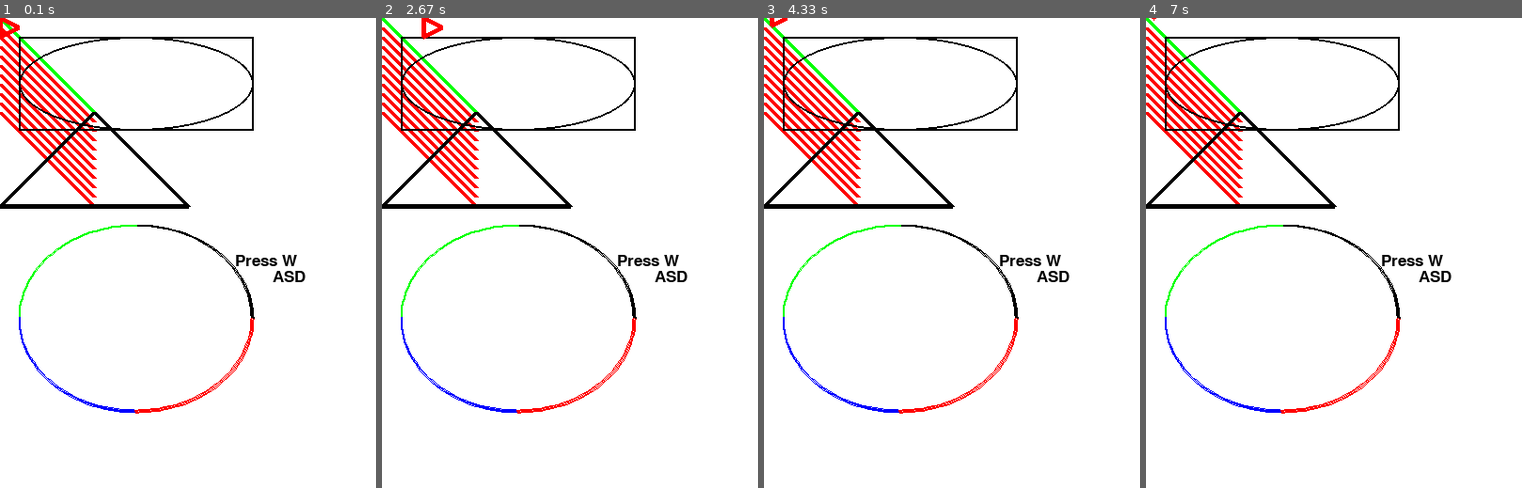
Above: before the commit, frames 1-4 (left to right).
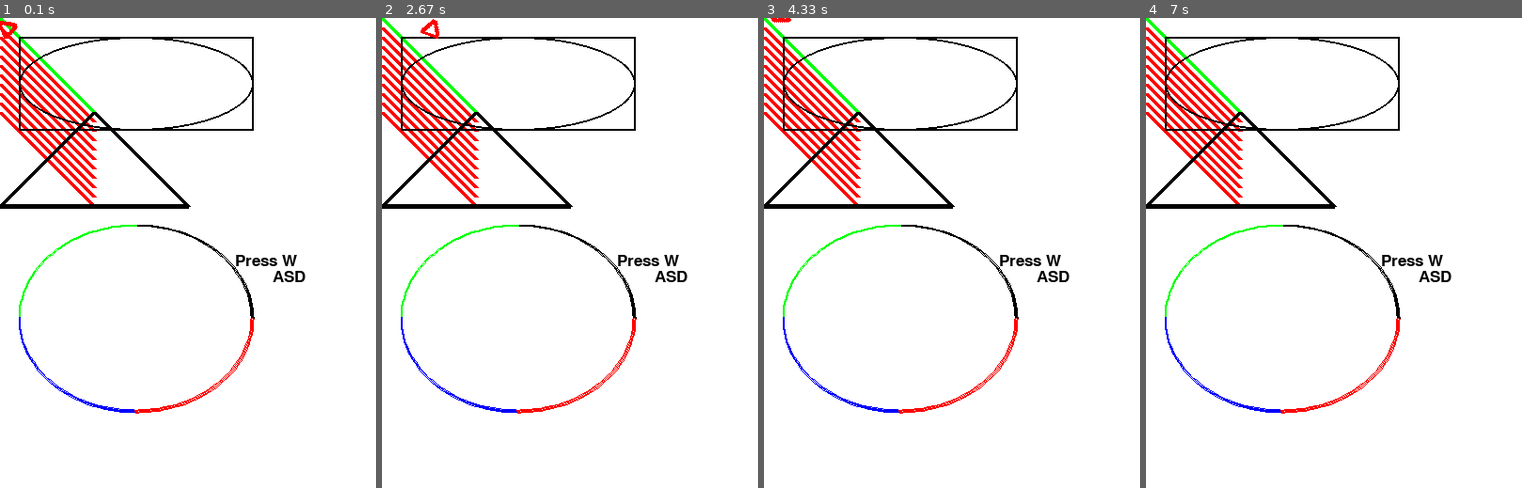
Above: after the commit, the same moments.

Repository: dannenberg/LIFDOFF
Game: pygame game, started from pygame_sample/pygame_test.py
Two runs of this game, one before a commit and one after it. Both use one fixed random seed, a clock stepped at 60 frames per second and the inputs below.
Inputs:
- Up to frame 1 (0.1 s): no input
- Up to frame 2 (2.67 s): hold D 0.33-0.8 s; hold W 0.83-1.13 s; hold S 2.23-2.53 s; hold A from 2.57 s (still down)
- Up to frame 3 (4.33 s): release A at 2.97 s; hold W 3-3.37 s; hold S from 4.07 s (still down)
- Up to frame 4 (7 s): release S at 4.43 s; hold A 4.47-4.93 s; hold D 4.97-5.43 s; hold W 5.47-5.77 s; hold S from 6.87 s (still down)

The runs differ from the first frame. In frame 1, less than 0.1% of the frame differs, in the area x 0-6%, y 0-5%; in frame 2, 0.1%, in the area x 10-17%, y 0-5%; in frame 3, less than 0.1%; in frame 4, less than 0.1%.

Commit message:
Added some complexity to pygame_test.py, to show how screens/rotation work.

Diff:
--- a/pygame_sample/pygame_test.py
+++ b/pygame_sample/pygame_test.py
@@ -24,6 +24,7 @@
 
 cx = 0
 cy = 0
+rot = 0
 
 pygame.display.set_caption("Orez's Stuff!")
 
@@ -113,7 +114,22 @@
     # This draws a triangle using the polygon command
     pygame.draw.polygon(screen,black,[[100,100],[0,200],[200,200]],5)
 
-    pygame.draw.polygon(screen,red,[[cx,cy],[cx+20,cy+10],[cx,cy+20]],5)
+    # create a new surface, upon which to draw the player
+    player = pygame.Surface((18,20))
+    # fill it an ugly pink, and make that pink be considered transparent
+    player.fill((255,0,255))
+    player.set_colorkey((255,0,255))
+    # this system is faster than alpha, but doesn't allow for fractional transparency
+    pygame.draw.polygon(player,red,[[0,0],[17.32,10],[0,20]],5)
+
+    # spin the player-surface by the appropriate amount
+    player = pygame.transform.rotate(player, rot)
+    rot += 5
+    # put the player in the right coordinates (accounting for the transformed spin
+    loc = [cx-(player.get_width()-18)/2,cy-(player.get_height()-20)/2]
+
+    # print the player-surface to the main surface
+    screen.blit(player,loc)
 
     # Go ahead and update the screen with what we've drawn.
     # This MUST happen after all the other drawing commands.
